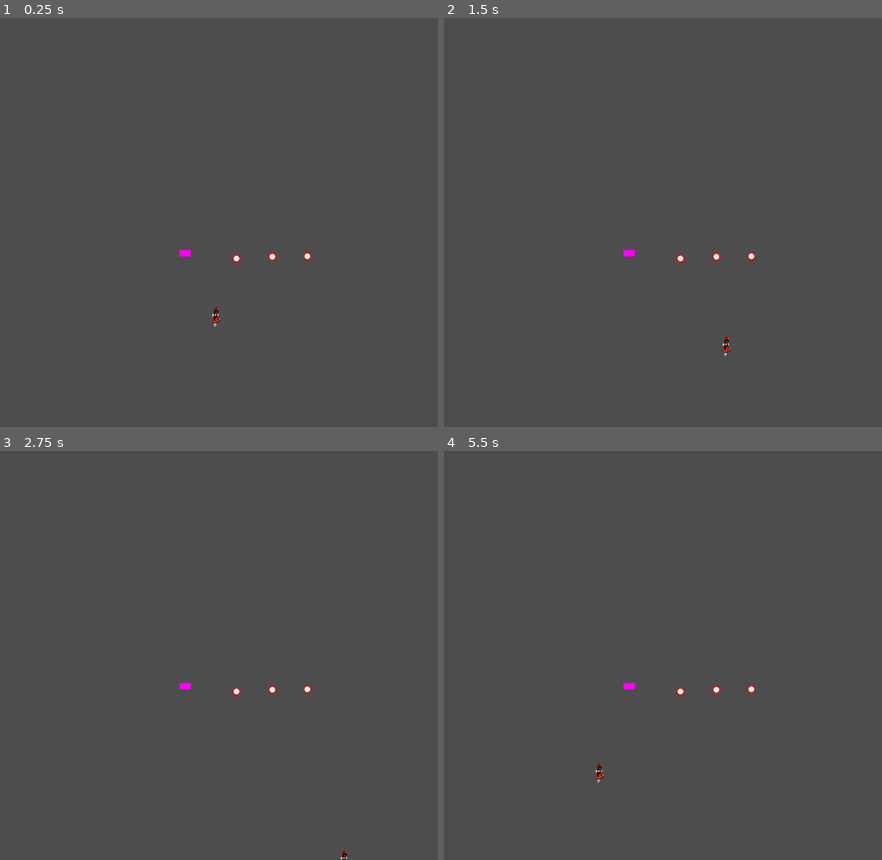
Above: before the commit, frames 1-4 (two rows, left to right).
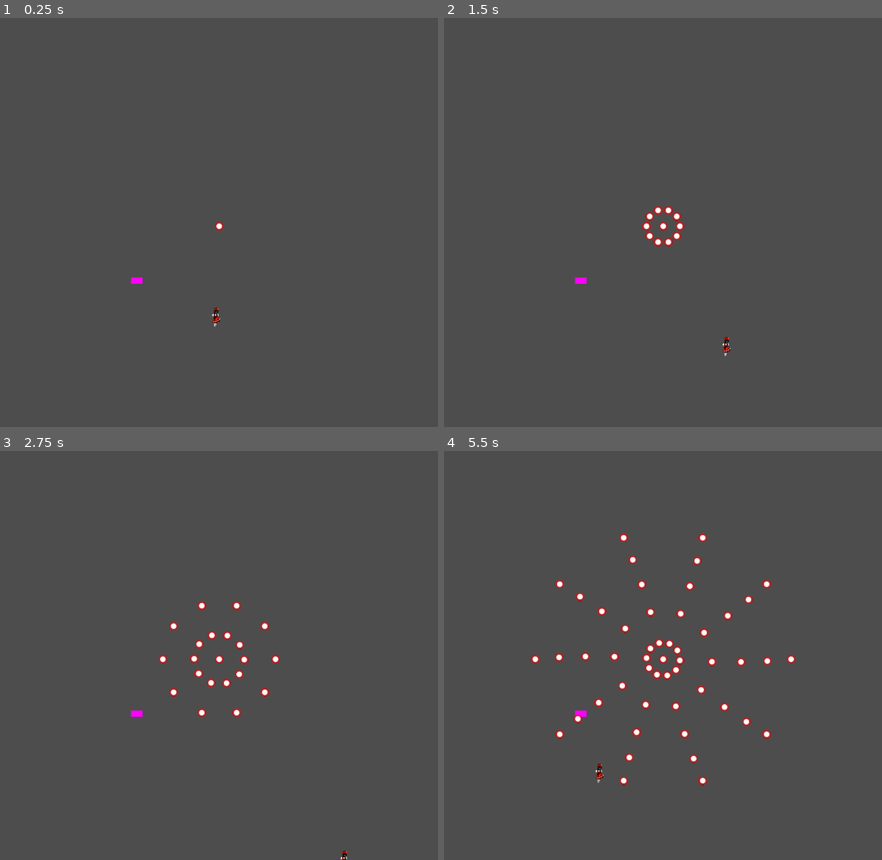
Above: after the commit, the same moments.

Repository: TheFel0x/Bullet-Hell-Game
Game: Godot game, scene res://scenes/test_environment.tscn
Same seed, same stepped clock (60 frames per second), same inputs: the game is played once before the commit and once after it.
Inputs:
- Up to frame 1 (0.25 s): no input
- Up to frame 2 (1.5 s): tap Enter at 0.5 s; hold D (move_right) 0.53-1.28 s; hold Shift (precision) 0.53-1.28 s; hold S (move_down) from 1.28 s (still down); tap Shift (precision) at 1.35 s
- Up to frame 3 (2.75 s): release S (move_down) at 2.03 s; hold D (move_right) from 2.03 s (still down); hold Shift (precision) from 2.03 s (still down)
- Up to frame 4 (5.5 s): release D (move_right) at 2.78 s; release Shift (precision) at 2.78 s; hold W (move_up) 2.78-3.53 s; tap Shift (precision) at 2.85, 4.35 s; hold Shift (precision) 3.53-4.28 s; hold A (move_left) 3.53-5.03 s; hold S (move_down) from 5.03 s (still down); hold Shift (precision) from 5.03 s (still down)

The runs differ from the first frame. In frame 1, 0.2% of the frame differs, in the area x 29-72%, y 49-65%; in frame 2, 0.6%; in frame 3, 1.0%; in frame 4, 2.1%, in the area x 19-81%, y 20-82%.

Commit message:
Emitter works

Diff:
--- a/scenes/bullet.tscn
+++ b/scenes/bullet.tscn
@@ -1,5 +1,5 @@
 [gd_scene load_steps=2 format=3 uid="uid://c0uub2mu88hj8"]
 
-[ext_resource type="PackedScene" uid="uid://dn5e4dj2bx1ci" path="res://scenes/entity_base.tscn" id="1_xo37g"]
+[ext_resource type="PackedScene" uid="uid://dn5e4dj2bx1ci" path="res://scenes/entity_base.tscn" id="1_rx7vd"]
 
-[node name="Bullet New" instance=ExtResource("1_xo37g")]
+[node name="Bullet" instance=ExtResource("1_rx7vd")]
--- a/scenes/emitter.tscn
+++ b/scenes/emitter.tscn
@@ -3,11 +3,11 @@
 [ext_resource type="PackedScene" uid="uid://dn5e4dj2bx1ci" path="res://scenes/entity_base.tscn" id="1_ue32j"]
 [ext_resource type="Script" path="res://scripts/emitter.gd" id="2_uylrq"]
 
-[node name="Emitter New" instance=ExtResource("1_ue32j")]
+[node name="Emitter" instance=ExtResource("1_ue32j")]
 script = ExtResource("2_uylrq")
 emission_delay = 1.0
 start_delay = -1.0
-emission_count = 5
+emission_count = 10
 
 [node name="EmissionTimer" type="Timer" parent="." index="4"]
 
--- a/scenes/entity_base.tscn
+++ b/scenes/entity_base.tscn
@@ -20,9 +20,11 @@
 "speed": 5.0
 }]
 
-[node name="Entity Base New" type="RigidBody2D"]
+[node name="Entity Base" type="RigidBody2D"]
+collision_layer = 0
+collision_mask = 0
 gravity_scale = 0.0
-script = ExtResource("1_0jh4v")
+script = ExtResource("1_uxn7k")
 
 [node name="CollisionShape2D" type="CollisionShape2D" parent="."]
 shape = SubResource("CircleShape2D_757os")
--- a/scenes/test_environment.tscn
+++ b/scenes/test_environment.tscn
@@ -1,9 +1,7 @@
-[gd_scene load_steps=7 format=3 uid="uid://djddx178kvovi"]
+[gd_scene load_steps=5 format=3 uid="uid://djddx178kvovi"]
 
 [ext_resource type="PackedScene" uid="uid://qhk15hlewqxc" path="res://scenes/player.tscn" id="1_1iouy"]
-[ext_resource type="PackedScene" uid="uid://c0uub2mu88hj8" path="res://scenes/bullet.tscn" id="2_q1c3e"]
 [ext_resource type="PackedScene" uid="uid://cvddht0nhjnnv" path="res://scenes/emitter.tscn" id="3_ddlie"]
-[ext_resource type="PackedScene" uid="uid://dn5e4dj2bx1ci" path="res://scenes/entity_base.tscn" id="4_a0b11"]
 
 [sub_resource type="RectangleShape2D" id="RectangleShape2D_cu12k"]
 size = Vector2(24, 12)
@@ -15,7 +13,7 @@
 [node name="Player" parent="." instance=ExtResource("1_1iouy")]
 
 [node name="StaticBody2D" type="StaticBody2D" parent="."]
-position = Vector2(588, 607)
+position = Vector2(479, 669)
 metadata/_edit_group_ = true
 
 [node name="CollisionShape2D" type="CollisionShape2D" parent="StaticBody2D"]
@@ -25,11 +23,6 @@
 scale = Vector2(25.5, 13.5)
 texture = SubResource("PlaceholderTexture2D_0mhjo")
 
-[node name="Entity Base New" parent="." instance=ExtResource("4_a0b11")]
-position = Vector2(864, 614)
-
-[node name="Emitter New" parent="." instance=ExtResource("3_ddlie")]
-position = Vector2(785, 615)
-
-[node name="Bullet New" parent="." instance=ExtResource("2_q1c3e")]
-position = Vector2(704, 619)
+[node name="Emitter" parent="." instance=ExtResource("3_ddlie")]
+position = Vector2(665, 546)
+emission_count = 10
--- a/scripts/emitter.gd
+++ b/scripts/emitter.gd
@@ -2,10 +2,11 @@
 
 @export var emission_delay: float = 1.0 # delay between waves in seconds.
 @export var start_delay: float = -1.0 # delay before starting in seconds. instant if <= 0
-@export var emission_count: int = 5 # number of entity emissions per wave. spread across 360°
+@export var emission_count: int = 10 # number of entity emissions per wave. spread across 360°
 # TODO: variable that lets you choose how much time there is in-between individually emitted entities per wave (swirl pattern)
 
 var _degree: float = 0.0 # angle in between emitted entities. is calculated from the emission_count variable
+var _emitted_count: int = 0 # counts emitted entities
 
 const BulletScene = preload("res://scenes/bullet.tscn")
 
@@ -30,30 +31,39 @@
 	print_debug("Emitter delay...")
 	start()
 
-# Emit entity. TODO: Take entity type, life time
+func _angle_to_vector(degrees) -> Vector2:
+	var radians = degrees * (PI / 180.0)
+	var x = cos(radians)
+	var y = sin(radians)
+	return Vector2(x, y).normalized()
+
+
+# Emit entity. TODO: life time, entity type
 func _emit(angle: float, speed: float):
-	# DEBUG
-	return
-
 	print_debug("Emitting...")
 	var bullet_inst: RigidBody2D = BulletScene.instantiate()
-	var direction = Vector2.RIGHT.rotated(angle)
 
-	bullet_inst.position = position
-	bullet_inst.rotation = direction
+	angle += _emitted_count
 
-	var velocity = Vector2(speed, 0.0)
+	var direction = _angle_to_vector(angle) * speed
+
+	bullet_inst.position = Vector2(0,0)
+
 	bullet_inst.linear_velocity = direction
 
 	add_child(bullet_inst)
+
 
 # Emit on Timer tick
 func _on_emission_timer_timeout():
 	print_debug("Emission timer tick...")
 	for n in range(emission_count):
-		var angle = _degree * n
-		var speed = 40 # TODO: take this as input
+		# DEBUG testing for fun
+
+		var angle = _degree * (n+1)
+		var speed = 80 # TODO: take this as input
 
 		print_debug("Emitting entity number " + str(n) + " at " + str(angle) + "°")
 
 		_emit(angle, speed)
+	_emitted_count += 1
Not shown: 1 places in scenes/entity_base.tscn that only renumber resources
